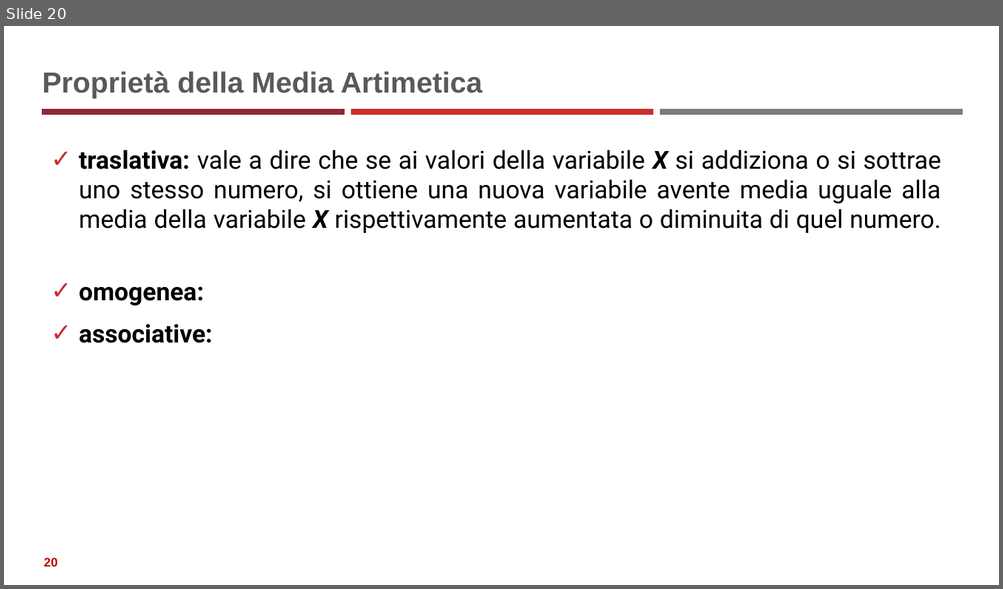
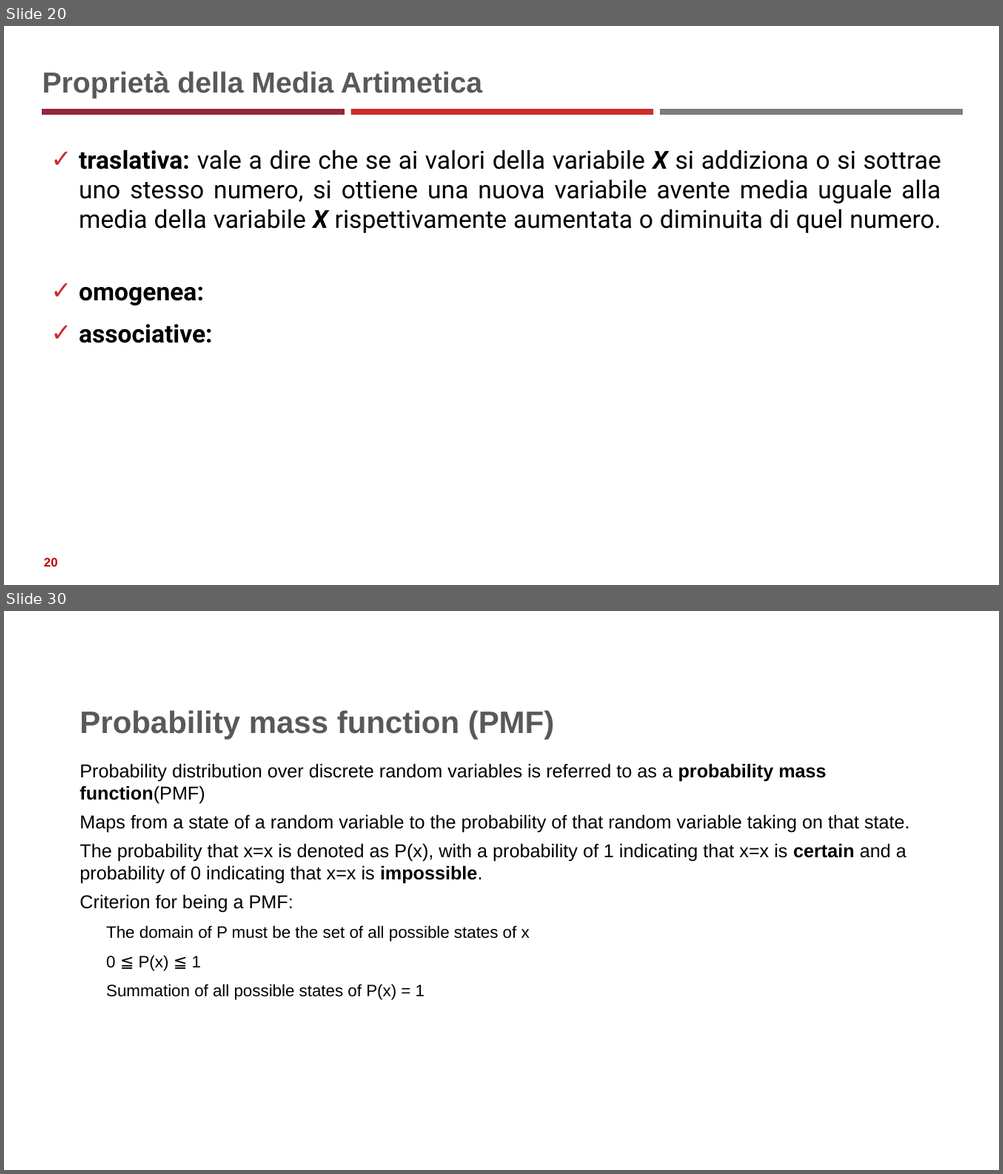
Before and after one commit to neural1977/data_science_interview_material, a slide deck: Statistics_ita.pptx. Shown one above the other, each under a label of ours: slide 20 before the commit, slides 20 and 30 after it; the slides between them are not shown. The pictures are 1003x589 and 1003x1174 pixels, drawn with LibreOffice and Linux fonts; fonts in the diff are those of the drawing. Boxes give left, top, right and bottom in pixels: in the first picture for what was removed or moved away, otherwise in the second. Text is boxed around its words. In the diff, an @@ line names an element or a change of style, - is before the commit and + after.

```diff
--- a/Statistics_ita.pptx
+++ b/Statistics_ita.pptx
@@ slide 30 added at box(4, 611, 999, 1170), background #FFFFFF @@
@@ title added at box(79, 710, 555, 740), 30 pt, text #595959, bold @@
+Probability mass function (PMF)
@@ text added at box(79, 763, 910, 1000), 18 pt, text #000000 @@
+Probability distribution over discrete random variables is referred to as a probability mass function(PMF)
+Maps from a state of a random variable to the probability of that random variable taking on that state.
+The probability that x=x is denoted as P(x), with a probability of 1 indicating that x=x is certain and a probability of 0 indicating that x=x is impossible.
+Criterion for being a PMF:
+  The domain of P must be the set of all possible states of x
+  0 ≦ P(x) ≦ 1
+  Summation of all possible states of P(x) = 1
```
Also in this commit, not shown: 1 slide changed, 45 other slides added, 11 other files.
